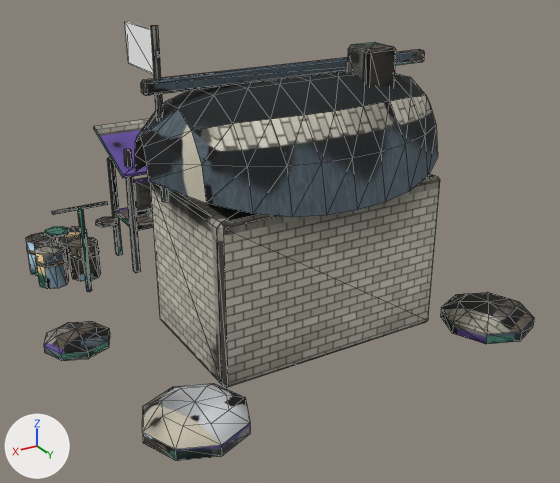
Renders of the glTF model public/models/salz_market.glb from each side of a commit.
Rendered twice from a 50 mm camera at (3.79, 7.03, 3.97) aimed at (0.0, 0.71, 0.81). Lighting does not change. The marker at lower left points along +X, +Y and +Z. The picture after the commit comes second. Mesh edges are drawn as thin lines. Vertices at exactly the same position are counted once.

The first picture shows 'Fahne1', 'salz_market'.
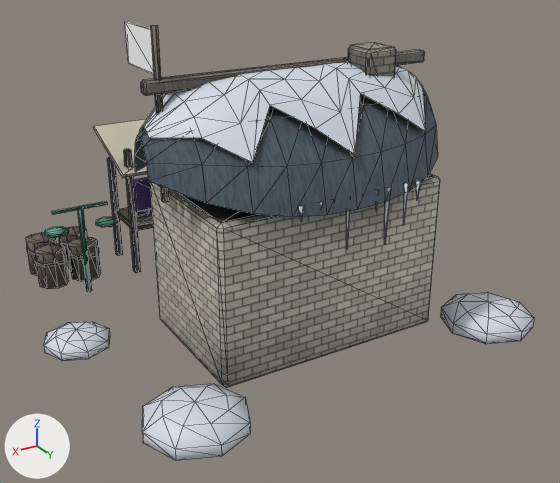
What differs and where, as boxes (x1, y1, x2, y2) in the pictures (560 x 483 px):
'salz_market', reshaped (18% narrower, 17% shorter)
    before: (26, 25, 534, 461)
    after: (26, 25, 440, 388)
'Schnee', added
    after: (44, 62, 534, 461)
part 1 of me_kontor, deleted
    before: (44, 321, 110, 361)
part 2 of me_kontor, deleted
    before: (441, 292, 534, 344)
part 3 of me_kontor, deleted
    before: (142, 383, 250, 461)
part 4 of me_kontor, surface changed
    both: (26, 25, 440, 388)

The change, as a diff of the scene's bpy script:
```diff
--- a/public/models/salz_market.glb.py
+++ b/public/models/salz_market.glb.py
@@ mat_schnee @@
+mat_schnee = principled_material('Schnee')
+mat_schnee.base_color = (0.665, 0.723, 0.807)  # white #d5dde8
@@ me_kontor @@
 # used by ob_salz_market; location = (0.0, 0.0, 0.0)
-me_kontor.from_pydata(...)  # 1018 vertices, 1812 faces; spans x -2.28..2.38, y -1.77..2.48, z -0.22..3.1
+me_kontor.from_pydata(...)  # 916 vertices, 1620 faces; spans x -2.18..2.05, y -1.77..2.0, z -0.22..3.1
+# me_kontor part 1: the loose piece of 34 vertices spanning x 1.72..2.38, y -0.13..0.53, z -0.13..0.13 is deleted
+# me_kontor part 2: the loose piece of 34 vertices spanning x -2.28..-1.32, y 1.47..2.43, z -0.18..0.18 is deleted
+# me_kontor part 3: the loose piece of 34 vertices spanning x 1.12..2.08, y 1.52..2.48, z -0.18..0.18 is deleted
+# me_kontor part 4: 1598 kept faces spanning x -2.18..2.05, y -1.77..2.0, z -0.22..3.1 get new texture (UV) coordinates
 me_kontor.materials.append(mat_salz_market_gebacken)
@@ me_schneedecke @@
+me_schneedecke.from_pydata(...)  # 339 vertices, 552 faces; spans x -2.28..2.38, y -0.13..2.48, z -0.18..2.65
+me_schneedecke.materials.append(mat_schnee)  # white #d5dde8
@@ ob_schnee @@
+ob_schnee = bpy.data.objects.new('Schnee', me_schneedecke)
+ob_schnee.location = (0.0, 0.0, 0.0)
```
